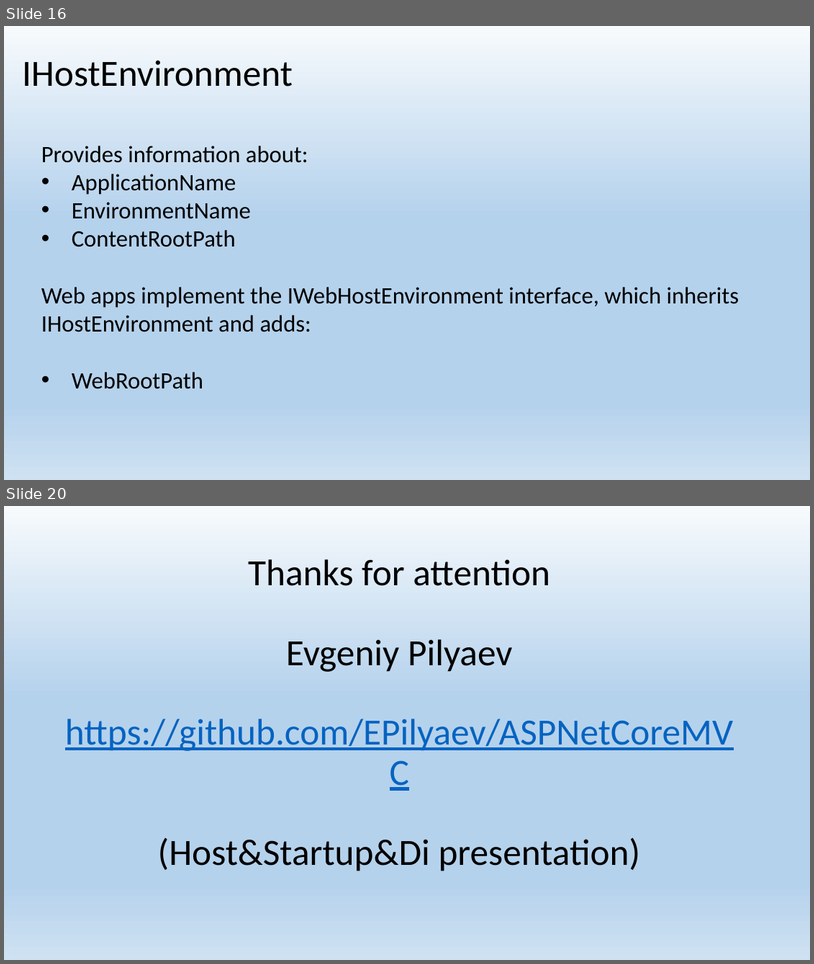
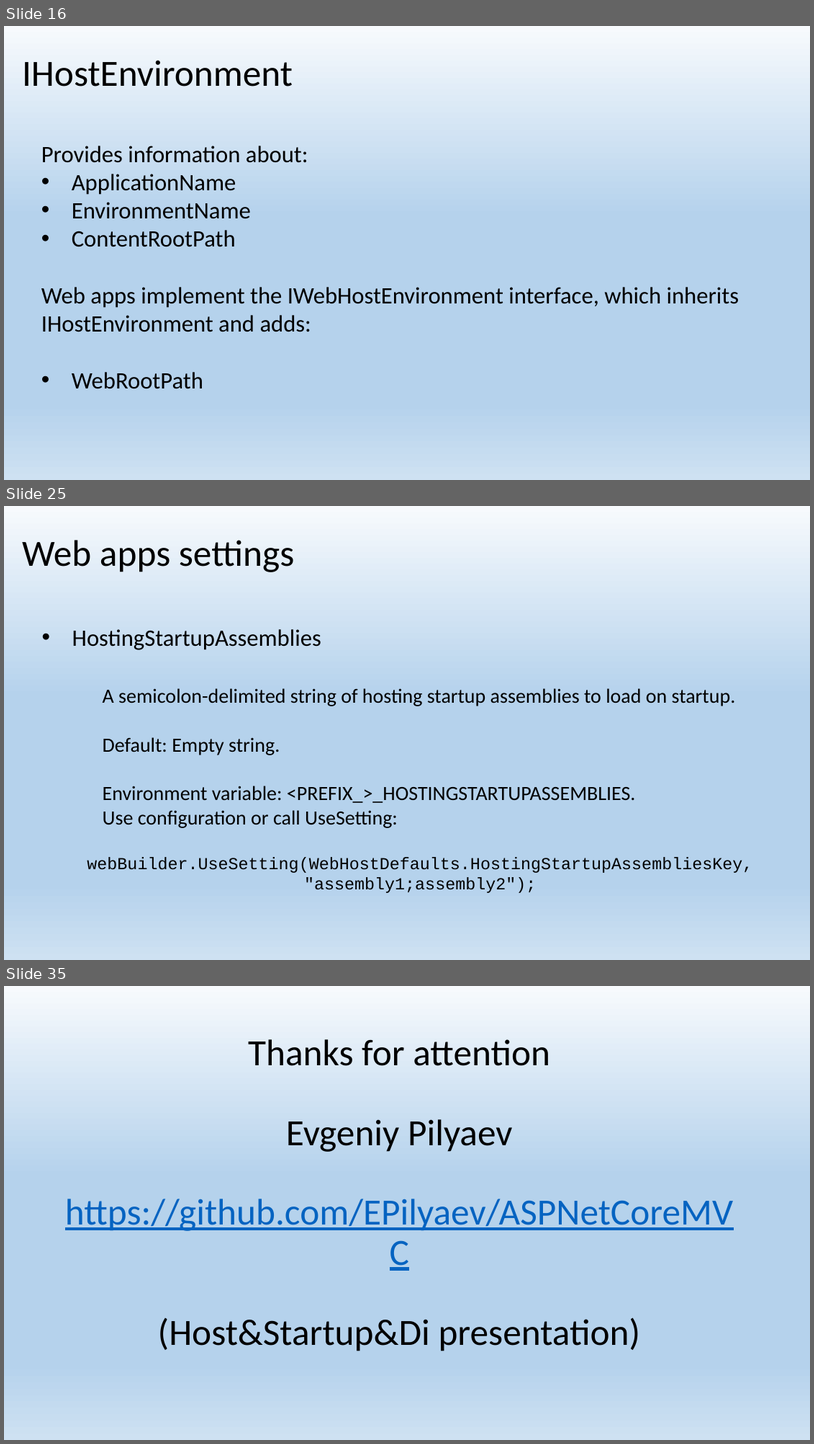
Before and after one commit to EPilyaev/ASPNetCoreMVC, a slide deck: Host&Startup&Di.pptx. Shown one above the other, each under a label of ours: slides 16 and 20 before the commit, slides 16, 25 and 35 after it; the slides between them are not shown. The pictures are 814x964 and 814x1444 pixels, drawn with LibreOffice and Linux fonts; fonts in the diff are those of the drawing. Boxes give left, top, right and bottom in pixels: in the first picture for what was removed or moved away, otherwise in the second. Text is boxed around its words. In the diff, an @@ line names an element or a change of style, - is before the commit and + after.

Commit message:
Add Host configuration - Web app settings slides

```diff
--- a/Host&Startup&Di.pptx
+++ b/Host&Startup&Di.pptx
@@ slide 25 added at box(4, 506, 810, 960), background gradient #F7FAFD to #B5D2EC to #CEE1F2 @@
@@ title added at box(22, 540, 294, 572), 44 pt, text #000000 @@
+Web apps settings
@@ text added at box(72, 629, 753, 893), 24 pt, text #000000 @@
+• HostingStartupAssemblies
+A semicolon-delimited string of hosting startup assemblies to load on startup.
+Default: Empty string.
+Environment variable: <PREFIX_>_HOSTINGSTARTUPASSEMBLIES.
+Use configuration or call UseSetting:
+webBuilder.UseSetting(WebHostDefaults.HostingStartupAssembliesKey, "assembly1;assembly2");
@@ what was slide 20 is now slide 35 @@
```
Also in this commit, not shown: 2 slides changed, 15 other slides added, 1 slide removed, 1 other file.
